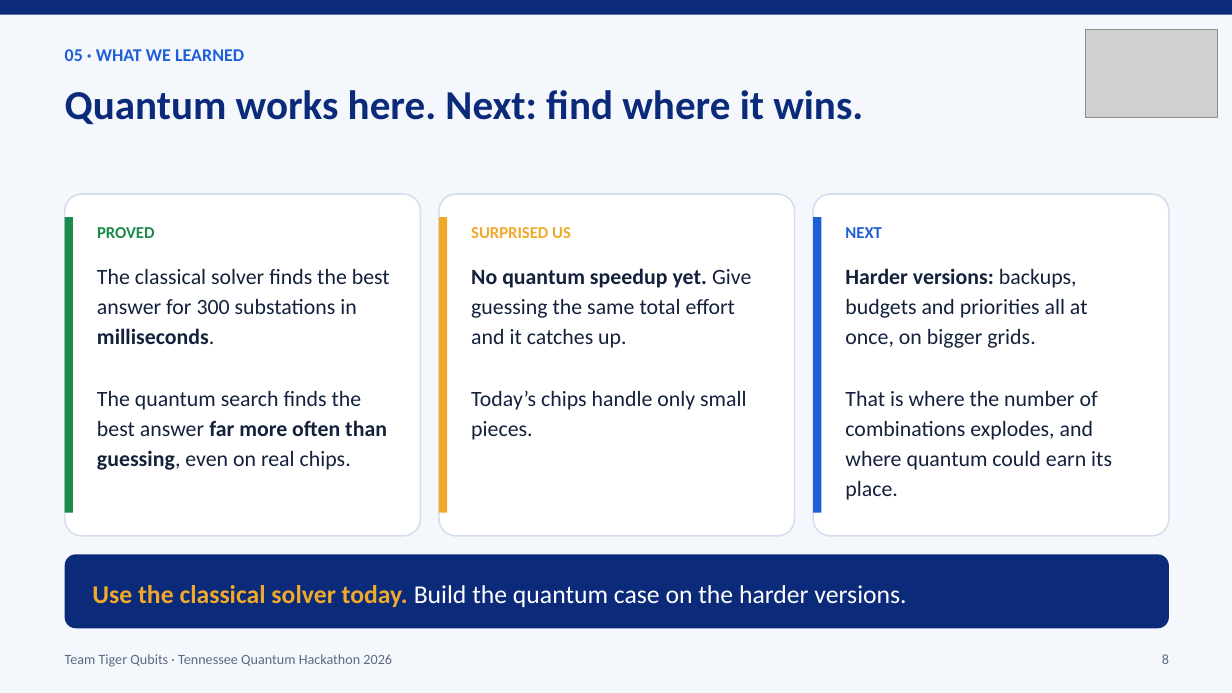
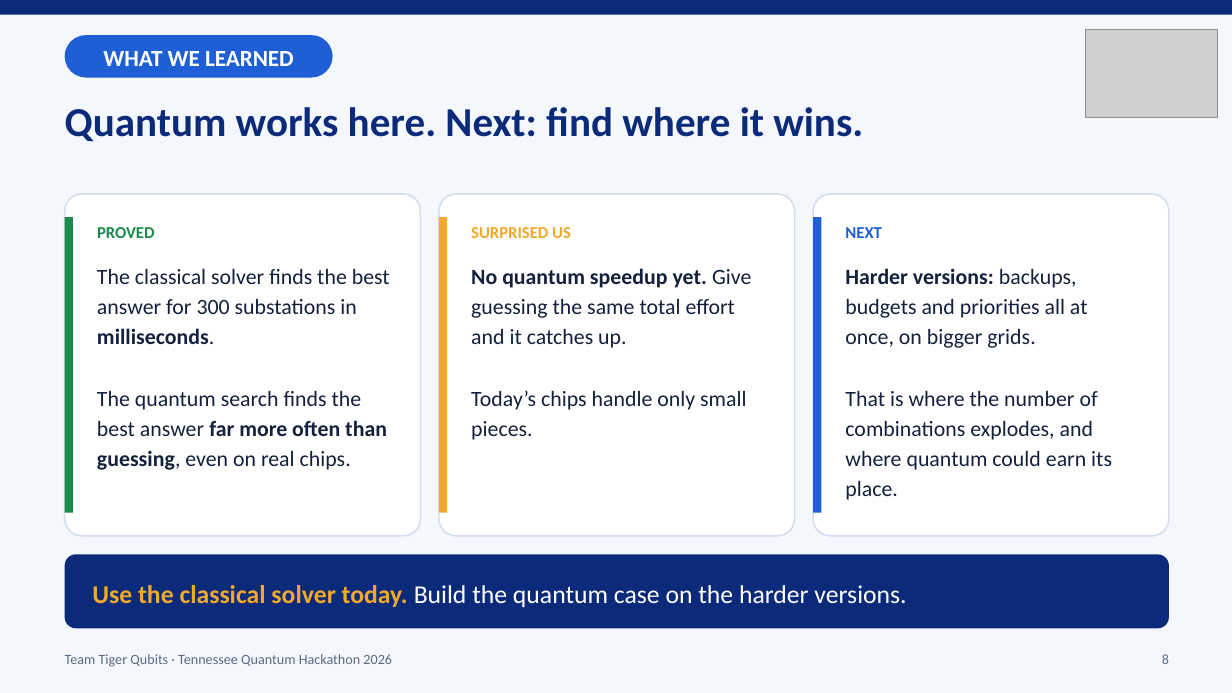
Before and after one commit to maalik313/pmu-placement-team, a slide deck: slide 8 of docs/deck/Tiger_Qubits_Pitch_v2.pptx. Drawn at 1232x693 pixels with LibreOffice and Linux fonts; fonts in the diff are those of the drawing; grey boxes stand for pictures. Boxes give left, top, right and bottom in pixels: in the first picture for what was removed or moved away, otherwise in the second. Text is boxed around its words. In the diff, an @@ line names an element or a change of style, - is before the commit and + after.

```diff
--- a/docs/deck/Tiger_Qubits_Pitch_v2.pptx
+++ b/docs/deck/Tiger_Qubits_Pitch_v2.pptx
@@ text "WHAT WE LEARNED" at (103, 51, 294, 66): vertical alignment top to middle @@
@@ rounded rectangle added at (65, 35, 333, 78), fill #1F5FD6 @@
@@ text at (103, 51, 294, 66): text changed; size 14 to 18 pt; text colour #1F5FD6 to #FFFFFF @@
-05 · WHAT WE LEARNED
+WHAT WE LEARNED
@@ text "Quantum works here. Next: find ...": place and size @@
-text "Quantum works here. Next: find ..." at (65, 90, 863, 124)
+text "Quantum works here. Next: find ..." at (65, 107, 863, 141)
```
Also in this commit, not shown: 6 other slides changed.
